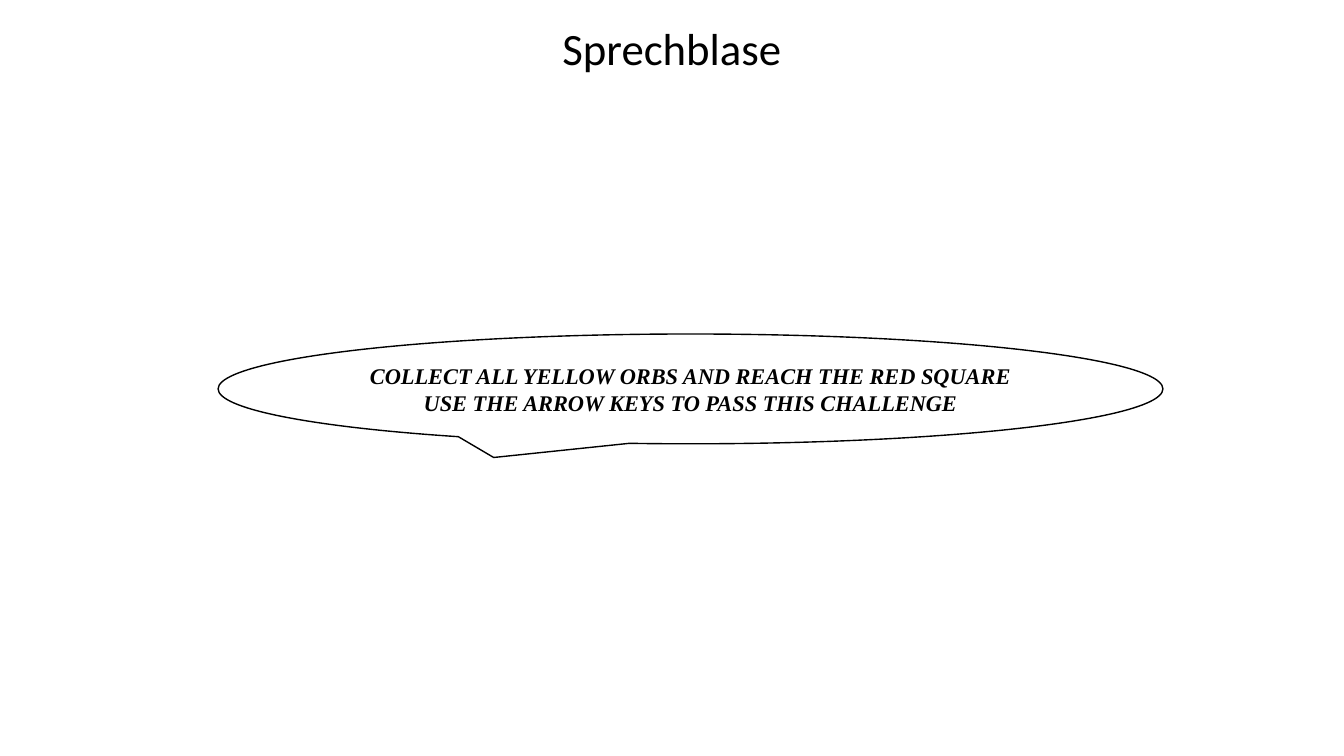
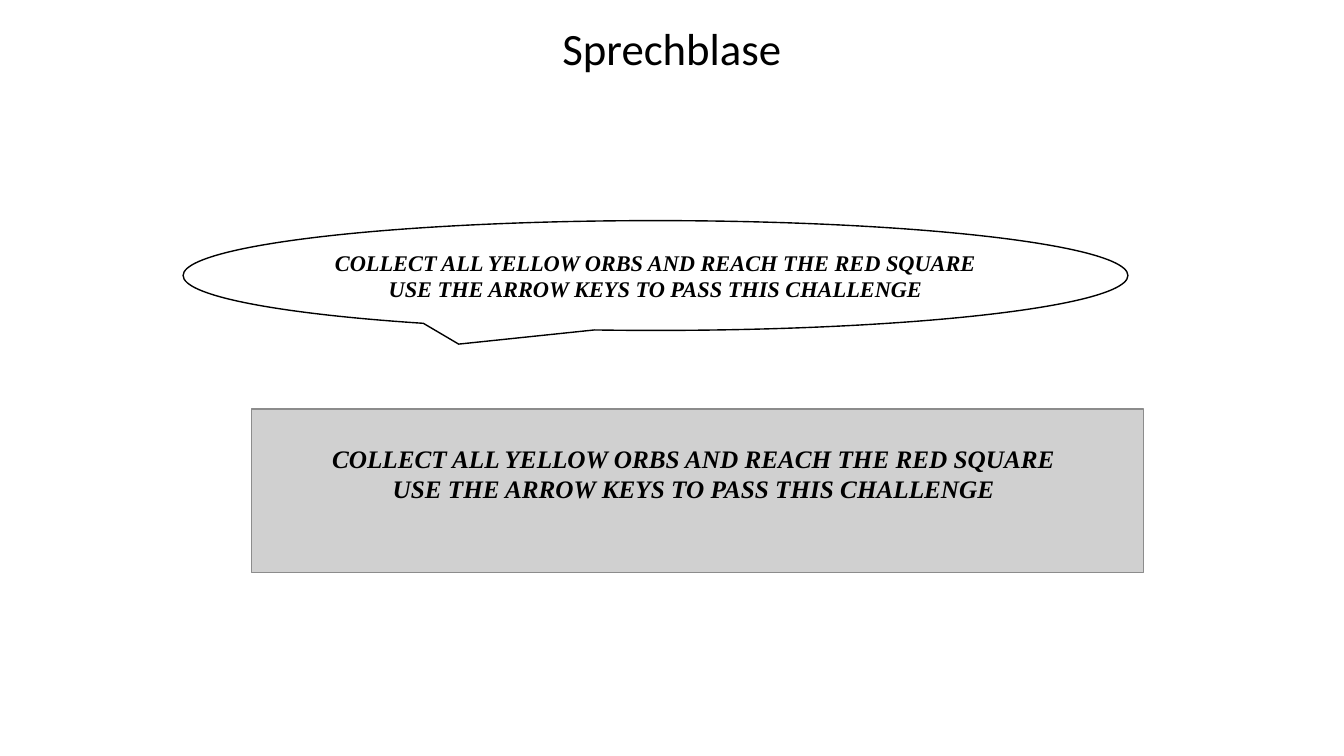
Before and after one commit to Schehat/university, a slide deck: slide 10 of prog_proj3/Prototyp_Abdel-Kader.pptx. Drawn at 1344x756 pixels with LibreOffice and Linux fonts; fonts in the diff are those of the drawing; grey boxes stand for pictures. Boxes give left, top, right and bottom in pixels: in the first picture for what was removed or moved away, otherwise in the second. Text is boxed around its words. In the diff, an @@ line names an element or a change of style, - is before the commit and + after.

```diff
--- a/prog_proj3/Prototyp_Abdel-Kader.pptx
+++ b/prog_proj3/Prototyp_Abdel-Kader.pptx
@@ speech bubble "COLLECT ALL YELLOW ORBS AND ...": place and size @@
-speech bubble "COLLECT ALL YELLOW ORBS AND ..." at [218, 334, 1163, 444]
+speech bubble "COLLECT ALL YELLOW ORBS AND ..." at [184, 221, 1128, 331]
@@ picture added at [252, 409, 1144, 573] @@
@@ text added at [332, 451, 1055, 499], 18 pt, text #000000, bold, italic @@
+COLLECT ALL YELLOW ORBS AND REACH THE RED SQUARE
+USE THE ARROW KEYS TO PASS THIS CHALLENGE
```
Also in this commit, not shown: 5 other files.
